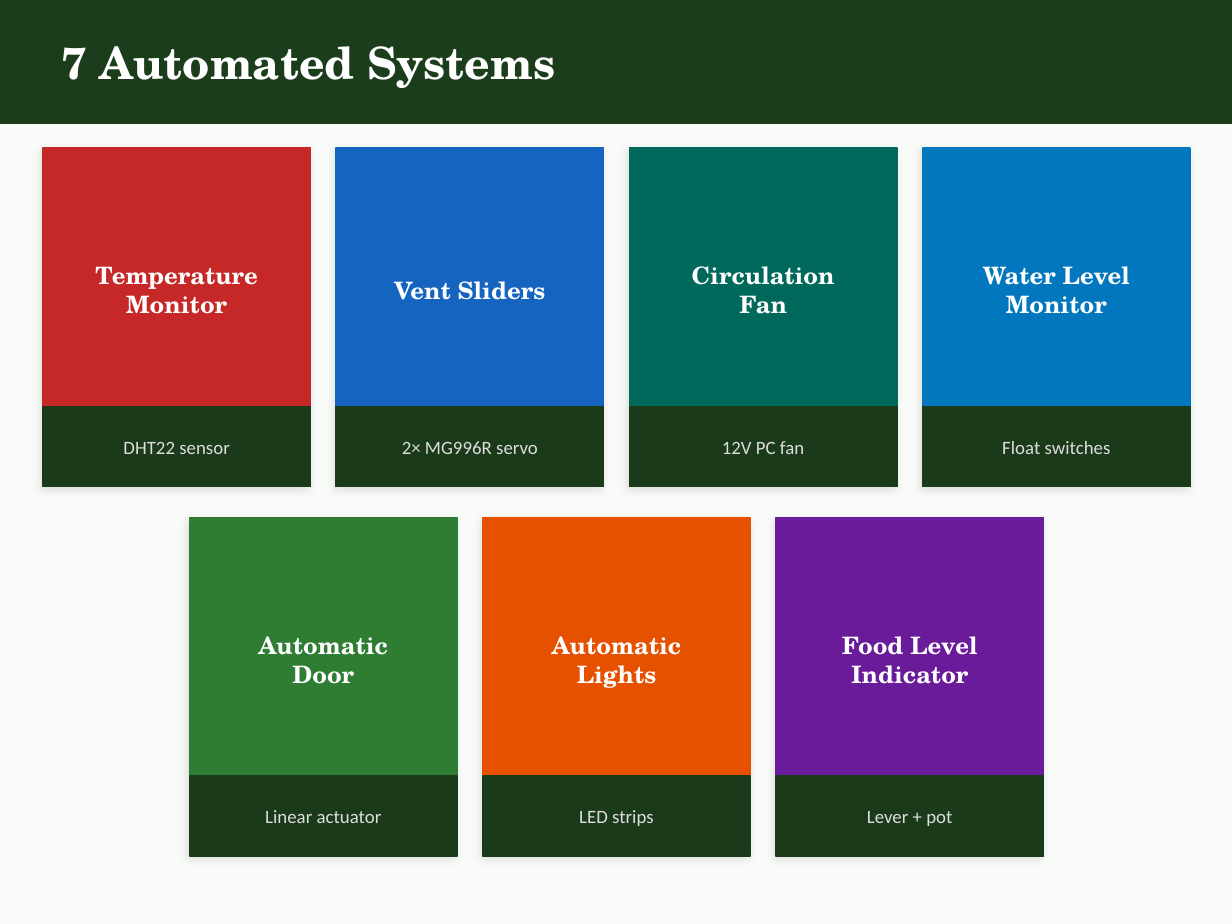
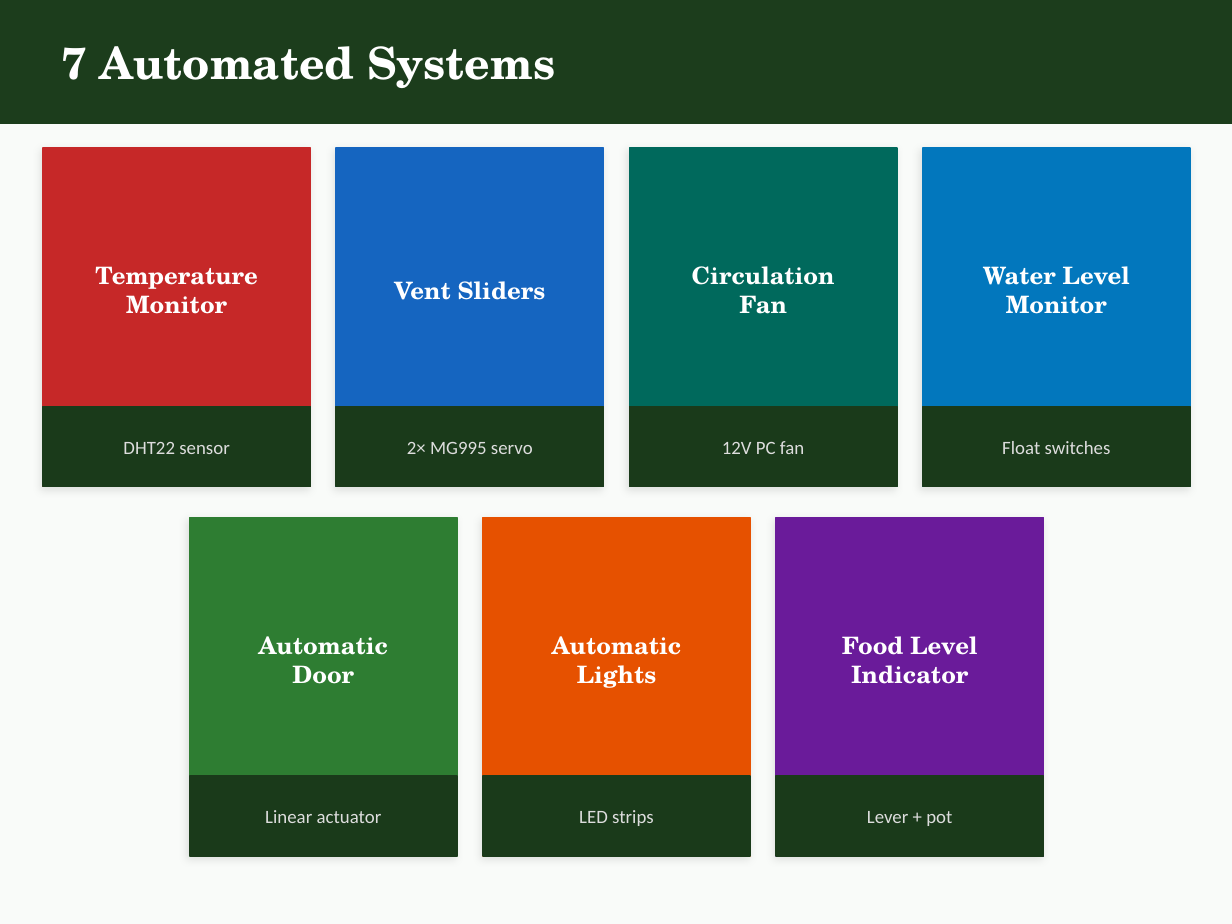
Before and after one commit to eplemonsqueezys/Auto-Chicken-Coop, a slide deck: slide 3 of smart_chicken_coop.pptx. Drawn at 1232x924 pixels with LibreOffice and Linux fonts; fonts in the diff are those of the drawing. Boxes give left, top, right and bottom in pixels: in the first picture for what was removed or moved away, otherwise in the second. Text is boxed around its words. In the diff, an @@ line names an element or a change of style, - is before the commit and + after.

```diff
--- a/smart_chicken_coop.pptx
+++ b/smart_chicken_coop.pptx
@@ text at (407,442,533,454): text changed @@
-2× MG996R servo
+2× MG995 servo
```
Also in this commit, not shown: 1 other slide changed, 5 other files.
